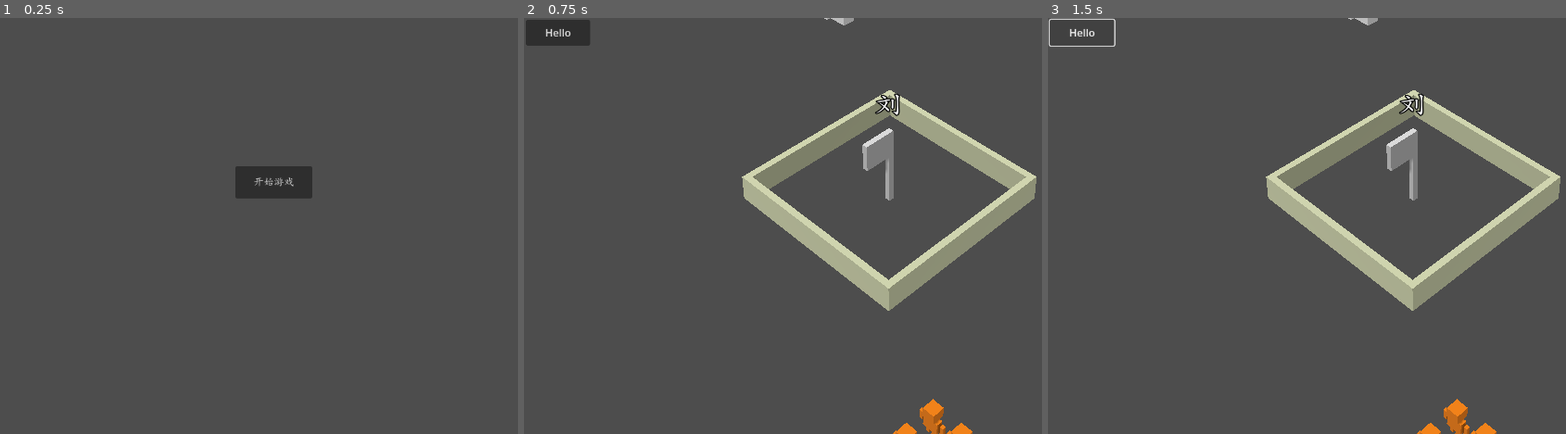
Above: before the commit, frames 1-3 (left to right).
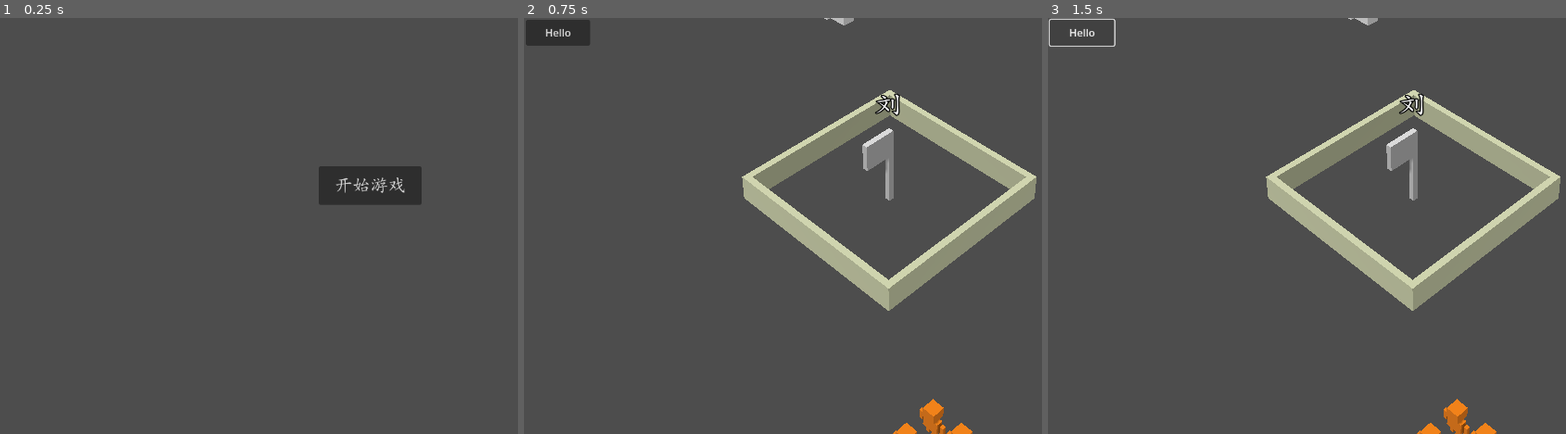
Above: after the commit, the same moments.

Repository: bianpeng001/GodotPy
Game: Godot game, scene res://start.tscn
The game is run twice, just before and just after one commit, with the same random seed, the same clock (stepped at 60 frames per second) and the same inputs.
Inputs:
- Up to frame 1 (0.25 s): no input
- Up to frame 2 (0.75 s): click "开始游戏" at 0.5 s
- Up to frame 3 (1.5 s): click "Hello" at 1.25 s

The runs differ from the first frame. In frame 1, 2.8% of the frame differs, in the area x 45-82%, y 35-45%; in frame 2, nothing differs; in frame 3, nothing differs.

Commit message:
add cursor, but log error the cursor.png is leaked

Diff:
--- a/Demo/main.tscn
+++ b/Demo/main.tscn
@@ -14,6 +14,7 @@
 
 [node name="MainCamera" type="Camera3D" parent="CameraMgr"]
 transform = Transform3D(0.707107, -0.5, 0.5, 0, 0.707107, 0.707107, -0.707107, -0.5, 0.5, 15, 20, 15)
+current = true
 fov = 28.0
 near = 5.0
 far = 100.0
--- a/Demo/project.godot
+++ b/Demo/project.godot
@@ -21,6 +21,11 @@
 
 file_logging/enable_file_logging=true
 
+[display]
+
+window/size/resizable=false
+mouse_cursor/custom_image="res://Cursor.png"
+
 [input]
 
 LeftButton={
--- a/Demo/start.tscn
+++ b/Demo/start.tscn
@@ -7,9 +7,10 @@
 script = ExtResource("1_skqoa")
 
 [node name="EnterGame" type="Button" parent="."]
-offset_left = 366.0
+offset_left = 496.0
 offset_top = 231.0
-offset_right = 486.0
-offset_bottom = 281.0
+offset_right = 656.0
+offset_bottom = 291.0
 theme_override_fonts/font = ExtResource("1_id32y")
+theme_override_font_sizes/font_size = 28
 text = "开始游戏"
Binary file added: Demo/Cursor.png
Not shown, added: Demo/Cursor.png.import
Not shown, changed: Demo/game/ground_mgr.py
